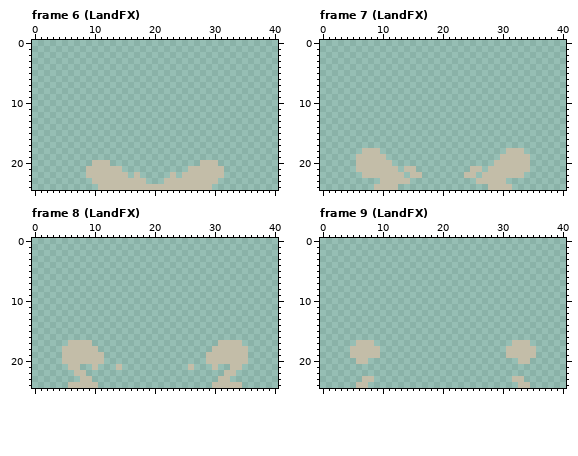
Two states of a pixel-art file, Art/fx.aseprite. That is the earlier state.
41x25 pixels, 17 frames. Shown: frame 6 (LandFX), frame 7 (LandFX), frame 8 (LandFX), frame 9 (LandFX). The commit also changed other frames, which this record leaves out.
New version:
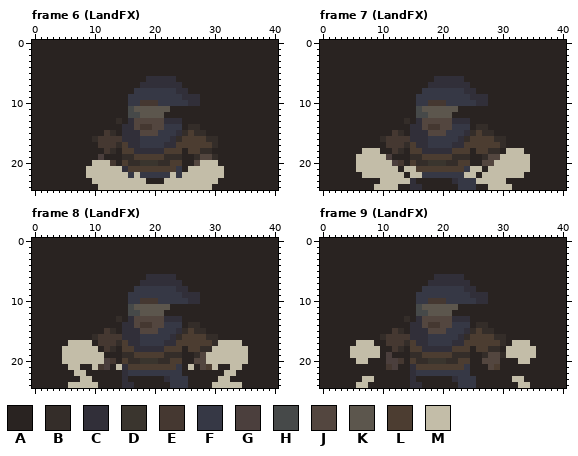
Palette (. is transparent): A #292321  B #342d29  C #312f39  D #3a352e  E #453831  F #363845  G #4b3f3d  H #464949  J #53463f  K #5c564d  L #4c3d31  M #c3bda8
Changes in this commit:
layer "Layer 3" now shown
layer "Layer 1" now shown
Changed rows in their new state; - is an unchanged pixel.
Frame 6 (LandFX), layers "Layer 1", "Layer 3":
first column x 0:
 0 AAAAAAAAAAAAAAAAAAAAAAAAAAAAAAAAAAAAAAAAA
 1 AAAAAAAAAAAAAAAAAAAAAAAAAAAAAAAAAAAAAAAAA
 2 AAAAAAAAAAAAAAAAAAAAAAAAAAAAAAAAAAAAAAAAA
 3 AAAAAAAAAAAAAAAAAAAAAAAAAAAAAAAAAAAAAAAAA
 4 AAAAAAAAAAAAAAAAAAAAAAAAAAAAAAAAAAAAAAAAA
 5 AAAAAAAAAAAAAAAAAAAAAAAAAAAAAAAAAAAAAAAAA
 6 AAAAAAAAAAAAAAAAAAACCCCCAAAAAAAAAAAAAAAAA
 7 AAAAAAAAAAAAAAAAAACCCCCCCAAAAAAAAAAAAAAAA
 8 AAAAAAAAAAAAAAAAAFFFFFFFCCAAAAAAAAAAAAAAA
 9 AAAAAAAAAAAAAAAAFFFFFFFFFCCCAAAAAAAAAAAAA
10 AAAAAAAAAAAAAAAAFFEEEFFFFFCCAAAAAAAAAAAAA
11 AAAAAAAAAAAAAAAAHKKKKKKAAAAAAAAAAAAAAAAAA
12 AAAAAAAAAAAAAAAAHHKKKKAAAAAAAAAAAAAAAAAAA
13 AAAAAAAAAAAAAABACJJJJJCCCAAAAAAAAAAAAAAAA
14 AAAAAAAAAAAAAAACCJEEJJFFFABBAAAAAAAAAAAAA
15 AAAAAAAAAAAAEBACCCJJJFFFCBLBBAAAAAAAAAAAA
16 AAAAAAAAAABEEEECCCFFFFFCBLLLLBBAAAAAAAAAA
17 AAAAAAAAAAAEEEBLCCFFFFCCLLLLLLBAAAAAAAAAA
18 AAAAAAAAAAAAEBALLCCCCCLLLALLBBAAAAAAAAAAA
19 AAAAAAAAAAAGAAABBLLLLLBBBAABJJBAAAAAAAAAA
20 AAAAAAAAAA---EALBBDDDBBLLAAJ---AAAAAAAAAA
21 AAAAAAAAA------CLLLLLLLLFA------AAAAAAAAA
22 AAAAAAAAA-------F-FFFFF-F-------AAAAAAAAA
23 AAAAAAAAAA---------AAA---------AAAAAAAAAA
24 AAAAAAAAAAA-------------------AAAAAAAAAAA
Frame 7 (LandFX), layers "Layer 1", "Layer 3":
first column x 0:
 0 AAAAAAAAAAAAAAAAAAAAAAAAAAAAAAAAAAAAAAAAA
 1 AAAAAAAAAAAAAAAAAAAAAAAAAAAAAAAAAAAAAAAAA
 2 AAAAAAAAAAAAAAAAAAAAAAAAAAAAAAAAAAAAAAAAA
 3 AAAAAAAAAAAAAAAAAAAAAAAAAAAAAAAAAAAAAAAAA
 4 AAAAAAAAAAAAAAAAAAAAAAAAAAAAAAAAAAAAAAAAA
 5 AAAAAAAAAAAAAAAAAAAAAAAAAAAAAAAAAAAAAAAAA
 6 AAAAAAAAAAAAAAAAAAACCCCCAAAAAAAAAAAAAAAAA
 7 AAAAAAAAAAAAAAAAAACCCCCCCAAAAAAAAAAAAAAAA
 8 AAAAAAAAAAAAAAAAAFFFFFFFCCAAAAAAAAAAAAAAA
 9 AAAAAAAAAAAAAAAAFFFFFFFFFCCCAAAAAAAAAAAAA
10 AAAAAAAAAAAAAAAAFFEEEFFFFFCCAAAAAAAAAAAAA
11 AAAAAAAAAAAAAAAAHKKKKKKAAAAAAAAAAAAAAAAAA
12 AAAAAAAAAAAAAAAAHHKKKKAAAAAAAAAAAAAAAAAAA
13 AAAAAAAAAAAAAABACJJJJJCCCAAAAAAAAAAAAAAAA
14 AAAAAAAAAAAAAAACCJEEJJFFFABBAAAAAAAAAAAAA
15 AAAAAAAAAAAAEBACCCJJJFFFCBLBBAAAAAAAAAAAA
16 AAAAAAAAAABEEEECCCFFFFFCBLLLLBBAAAAAAAAAA
17 AAAAAAAAAAAEEEBLCCFFFFCCLLLLLLBAAAAAAAAAA
18 AAAAAAA---AAEBALLCCCCCLLLALLBBA---AAAAAAA
19 AAAAAA-----GAAABBLLLLLBBBAABJJ-----AAAAAA
20 AAAAAA------GEALBBDDDBBLLAAJJ------AAAAAA
21 AAAAAA-------A--LLLLLLLLF--A-------AAAAAA
22 AAAAAAA-------A--FFFFFFF--A-------AAAAAAA
23 AAAAAAAAAA-----CAAAAAACFFF-----AAAAAAAAAA
24 AAAAAAAAA----AACCAAAAAAFFFAA----AAAAAAAAA
Frame 8 (LandFX), layers "Layer 1", "Layer 3":
first column x 0:
 0 AAAAAAAAAAAAAAAAAAAAAAAAAAAAAAAAAAAAAAAAA
 1 AAAAAAAAAAAAAAAAAAAAAAAAAAAAAAAAAAAAAAAAA
 2 AAAAAAAAAAAAAAAAAAAAAAAAAAAAAAAAAAAAAAAAA
 3 AAAAAAAAAAAAAAAAAAAAAAAAAAAAAAAAAAAAAAAAA
 4 AAAAAAAAAAAAAAAAAAAAAAAAAAAAAAAAAAAAAAAAA
 5 AAAAAAAAAAAAAAAAAAAAAAAAAAAAAAAAAAAAAAAAA
 6 AAAAAAAAAAAAAAAAAAACCCCCAAAAAAAAAAAAAAAAA
 7 AAAAAAAAAAAAAAAAAACCCCCCCAAAAAAAAAAAAAAAA
 8 AAAAAAAAAAAAAAAAAFFFFFFFCCAAAAAAAAAAAAAAA
 9 AAAAAAAAAAAAAAAAFFFFFFFFFCCCAAAAAAAAAAAAA
10 AAAAAAAAAAAAAAAAFFEEEFFFFFCCAAAAAAAAAAAAA
11 AAAAAAAAAAAAAAAAHKKKKKKAAAAAAAAAAAAAAAAAA
12 AAAAAAAAAAAAAAAAHHKKKKAAAAAAAAAAAAAAAAAAA
13 AAAAAAAAAAAAAABACJJJJJCCCAAAAAAAAAAAAAAAA
14 AAAAAAAAAAAAAAACCJEEJJFFFABBAAAAAAAAAAAAA
15 AAAAAAAAAAAAEBACCCJJJFFFCBLBBAAAAAAAAAAAA
16 AAAAAAAAAABEEEECCCFFFFFCBLLLLBBAAAAAAAAAA
17 AAAAAA----AEEEBLCCFFFFCCLLLLLLB----AAAAAA
18 AAAAA------AEBALLCCCCCLLLALLBB------AAAAA
19 AAAAA-------AAABBLLLLLBBBAABJ-------AAAAA
20 AAAAA-------GEALBBDDDBBLLAAJJ-------AAAAA
21 AAAAAA--AA-EGA-CLLLLLLLLFA-AJL-AA--AAAAAA
22 AAAAAAA--AAAAAACFFFFFFFFFAAAAAAA--AAAAAAA
23 AAAAAAAA--AAAAACAAAAAACFFFAAAAA--AAAAAAAA
24 AAAAAA-----AAAACCAAAAAAFFFAAAA-----AAAAAA
Frame 9 (LandFX), layers "Layer 1", "Layer 3":
first column x 0:
 0 AAAAAAAAAAAAAAAAAAAAAAAAAAAAAAAAAAAAAAAAA
 1 AAAAAAAAAAAAAAAAAAAAAAAAAAAAAAAAAAAAAAAAA
 2 AAAAAAAAAAAAAAAAAAAAAAAAAAAAAAAAAAAAAAAAA
 3 AAAAAAAAAAAAAAAAAAAAAAAAAAAAAAAAAAAAAAAAA
 4 AAAAAAAAAAAAAAAAAAAAAAAAAAAAAAAAAAAAAAAAA
 5 AAAAAAAAAAAAAAAAAAAAAAAAAAAAAAAAAAAAAAAAA
 6 AAAAAAAAAAAAAAAAAAACCCCCAAAAAAAAAAAAAAAAA
 7 AAAAAAAAAAAAAAAAAACCCCCCCAAAAAAAAAAAAAAAA
 8 AAAAAAAAAAAAAAAAAFFFFFFFCCAAAAAAAAAAAAAAA
 9 AAAAAAAAAAAAAAAAFFFFFFFFFCCCAAAAAAAAAAAAA
10 AAAAAAAAAAAAAAAAFFEEEFFFFFCCAAAAAAAAAAAAA
11 AAAAAAAAAAAAAAAAHKKKKKKAAAAAAAAAAAAAAAAAA
12 AAAAAAAAAAAAAAAAHHKKKKAAAAAAAAAAAAAAAAAAA
13 AAAAAAAAAAAAAABACJJJJJCCCAAAAAAAAAAAAAAAA
14 AAAAAAAAAAAAAAACCJEEJJFFFABBAAAAAAAAAAAAA
15 AAAAAAAAAAAAEBACCCJJJFFFCBLBBAAAAAAAAAAAA
16 AAAAAAAAAABEEEECCCFFFFFCBLLLLBBAAAAAAAAAA
17 AAAAAA---AAEEEBLCCFFFFCCLLLLLLBA---AAAAAA
18 AAAAA-----AAEBALLCCCCCLLLALLBBA-----AAAAA
19 AAAAA-----AGAAABBLLLLLBBBAABJJB-----AAAAA
20 AAAAAA--AAAGGEALBBDDDBBLLAAJJJAAA--AAAAAA
21 AAAAAAAAAAAEGAACLLLLLLLLFAAAJLAAAAAAAAAAA
22 AAAAAAAAAAAAAAACFFFFFFFFFAAAAAAAAAAAAAAAA
23 AAAAAAA--AAAAAACAAAAAACFFFAAAAAA--AAAAAAA
24 AAAAAA--AAAAAAACCAAAAAAFFFAAAAAAA--AAAAAA
Boxes around the changes in both pictures, in picture pixels (x1, y1, x2, y2):
added: (32, 40, 278, 190)
added: (320, 40, 566, 190)
added: (32, 238, 278, 388)
added: (320, 238, 566, 388)
